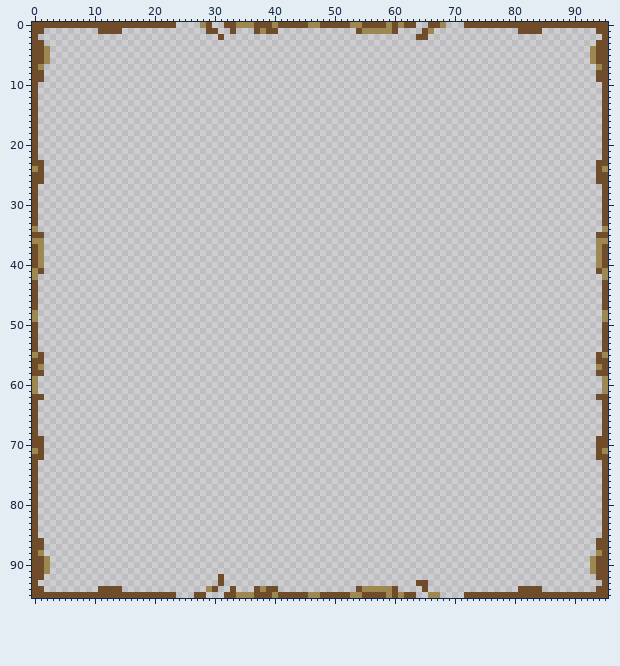
Pixel-art file, stored at libs/game-client/src/assets/tilesets/biome-seams/biome-seams-v2.aseprite. Above: the version before the commit.
96x96 pixels, 1 frame.
After the commit:
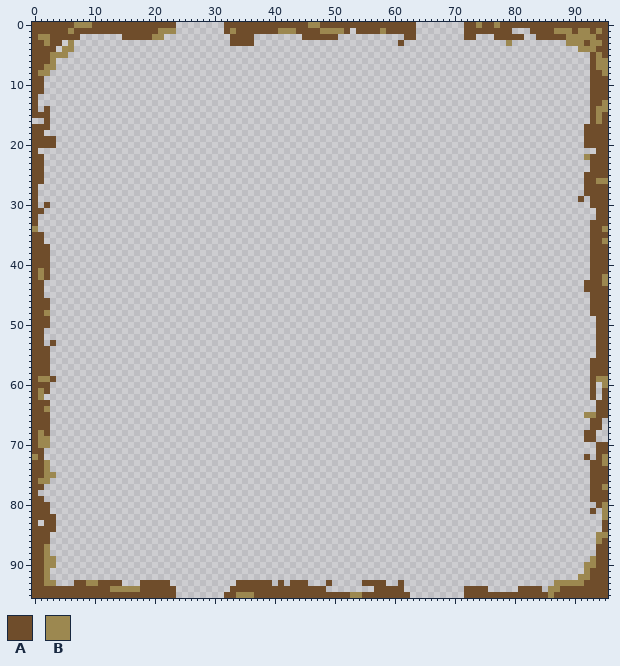
Palette (. is transparent): A #6f4d2b  B #9c8850
Changes in this commit:
y 0: x 7..9 AAA -> BBB; x 28..29 BA -> ..; x 34..36 BBB -> AAA; x 40 B -> A; x 53..54 BB -> AA; x 59 B -> A; x 61 B -> A; x 66..68 AAB -> ...; x 74 A -> B; x 77 A -> B
y 1: x 2..10 ......... -> AAAABAAAA; x 15..23 ......... -> AAAAAABBB; x 29..30 AA -> ..; x 32..36 .A... -> ABAAA; x 38 B -> A; x 41..52 ............ -> BBBAAAABBBBA; x 55..57 BBB -> AAA; x 59 B -> A; x 61..63 ... -> AAA; x 65..66 AB -> ..; x 72..79 ........ -> AAAAAAAA; x 81..82 AA -> ..; x 85..94 .........A -> AABBBABBAB
y 2: x 1..7 ....... -> BBAAAAA; x 15..21 ....... -> AAAAABB; x 31 A -> .; x 33..36 .... -> AAAA; x 45..50 ...... -> AAAAAA; x 62..65 ..AA -> AA..; x 72..73 .. -> AA; x 77..81 ..... -> AAAAA; x 84..94 ........... -> AAAAABBBBBA
y 3: x 2..4 ... -> BAA; x 6 . -> B; x 33..36 .... -> AAAA; x 61 . -> A; x 79 . -> B; x 89..94 .....A -> BBBABB
y 4: x 2..3 B. -> AA; x 5..6 .. -> BB; x 91..92 .. -> BB
y 5: x 2..5 B... -> ABBB; x 93..94 BA -> AB
y 6: x 2..3 B. -> AB; x 93..95 BAA -> ABB
y 7: x 1..3 B.. -> ABB; x 93 . -> A; x 95 A -> B
y 8: x 1..2 A. -> BB; x 93 . -> A; x 95 A -> B
y 9: x 93 . -> A
y 10..11: x 1 . -> A; x 93..94 .. -> AA
y 12: x 93..94 .. -> AA
y 13: x 93..95 ..A -> AAB
y 14: x 2 . -> A; x 93..95 ..A -> ABB
y 15: x 1..2 .. -> AA; x 93..94 .. -> AB
y 16: x 0 A -> .; x 2 . -> A; x 93..94 .. -> AB
y 17: x 1..2 .. -> AA; x 92..94 ... -> AAA
y 18: x 1 . -> A; x 92..94 ... -> AAA
y 19..20: x 1..3 ... -> AAA; x 92..94 ... -> AAA
y 21: x 94 . -> A
y 22: x 1 . -> A; x 92..94 ... -> BAA
y 23: x 93 . -> A
y 24: x 0 B -> A; x 93 . -> A; x 95 B -> A
y 25: x 92..93 .. -> AA
y 26: x 92..95 ..AA -> AABB
y 27..28: x 92..94 ... -> AAA
y 29: x 91 . -> A; x 93..94 .. -> AA
y 30: x 2 . -> A; x 93..94 .. -> AA
y 31: x 1 . -> A; x 94 . -> A
y 32: x 94 . -> A
y 33..34: x 93..94 .. -> AA
y 35: x 93 . -> A
y 36: x 0..1 BB -> AA; x 93..94 .B -> AA
y 37..40: x 1..2 B. -> AA; x 93..94 .B -> AA
y 41: x 0..2 BA. -> ABA; x 93 . -> A; x 95 B -> A
y 42: x 0..2 B.. -> ABA; x 93..94 .. -> AA
y 43: x 1 . -> A; x 92..95 ...A -> AAAB
y 44: x 1 . -> A; x 92..94 ... -> AAA
y 45: x 1 . -> A; x 93..94 .. -> AA
y 46..47: x 1..2 .. -> AA; x 93..94 .. -> AA
y 48: x 0..2 B.. -> AAB; x 93..95 ..B -> AAA
y 49: x 0..2 B.. -> AAA; x 94..95 .B -> AA
y 50: x 1..2 .. -> AA; x 94 . -> A
y 51..52: x 1 . -> A; x 94 . -> A
y 53: x 1 . -> A; x 3 . -> A; x 94 . -> A
y 54: x 1..2 .. -> AA; x 94 . -> A
y 55: x 0 B -> A; x 2 . -> A; x 95 B -> A
y 56: x 2 . -> A; x 93 . -> A
y 57: x 1..2 B. -> AA; x 93..94 .B -> AA
y 58: x 2 . -> A; x 93 . -> A
y 59: x 0..3 B... -> ABBA; x 93..94 .. -> AB
y 60: x 0..2 B.. -> AAA; x 93 . -> A
y 61: x 0..2 B.. -> ABA; x 93 . -> A; x 95 B -> A
y 62: x 1 A -> B; x 93..94 .A -> A.
y 63: x 1..2 .. -> AA; x 94 . -> A
y 64: x 1..2 .. -> AB; x 94 . -> A
y 65: x 1..2 .. -> AA; x 92..94 ... -> BBA
y 66..67: x 1..2 .. -> AA; x 93..95 ..A -> AA.
y 68: x 1..2 .. -> BA; x 92..93 .. -> AA; x 95 A -> .
y 69: x 1..2 A. -> BB; x 92..95 ..AA -> AA..
y 70: x 1..2 A. -> BB
y 71: x 0 B -> A; x 95 B -> A
y 72: x 0 A -> B; x 92 . -> A; x 95 A -> B
y 73: x 1..2 .. -> AB; x 93..95 ..A -> AAB
y 74: x 1..2 .. -> AB; x 93..94 .. -> AA
y 75: x 1..3 ... -> ABB; x 93..94 .. -> AA
y 76: x 1..2 .. -> BB; x 93..94 .. -> AA
y 77: x 1 . -> A; x 93..95 ..A -> AAB
y 78: x 93..94 .. -> AA
y 79: x 1 . -> A; x 93..94 .. -> AA
y 80: x 1..2 .. -> AA; x 94..95 .A -> AB
y 81: x 1..2 .. -> AA; x 93 . -> A; x 95 A -> B
y 82: x 1..3 ... -> AAA; x 95 A -> B
y 83: x 2..3 .. -> AA
y 84: x 1..3 ... -> AAA
y 85: x 1..2 .. -> AA; x 94..95 .A -> BB
y 86: x 2 . -> A; x 94 A -> B
y 87: x 2 . -> B
y 88: x 1..2 B. -> AB; x 94 B -> A
y 89: x 3 . -> B
y 90: x 3 . -> B; x 92 . -> B
y 91: x 92..93 .B -> BA
y 92: x 2 . -> B; x 31 A -> .; x 91..93 ... -> BBA
y 93: x 1..3 ... -> ABB; x 7..14 ........ -> AABBAAAA; x 18..22 ..... -> AAAAA; x 31 A -> .; x 34..39 ...... -> AAAAAA; x 41 . -> A; x 43..45 ... -> AAA; x 49 . -> A; x 55..58 .... -> AAAA; x 61 . -> A; x 64..65 AA -> ..; x 87..94 ........ -> BBBBBAAA
y 94: x 2..10 ......... -> AAAAAAAAA; x 13..23 AA......... -> BBBBBAAAAAA; x 29..30 BA -> ..; x 34..36 ... -> AAA; x 38 B -> A; x 41..48 ........ -> AAAAAAAA; x 54..59 ABBBBB -> ...AAA; x 61 . -> A; x 65 A -> .; x 72..75 .... -> AAAA; x 86..93 ........ -> BBAAAAAA
y 95: x 27..28 AA -> ..; x 40 B -> A; x 46..47 BB -> AA; x 59 B -> A; x 61 B -> A; x 63 A -> .; x 66..67 BB -> ..; x 86 A -> B
